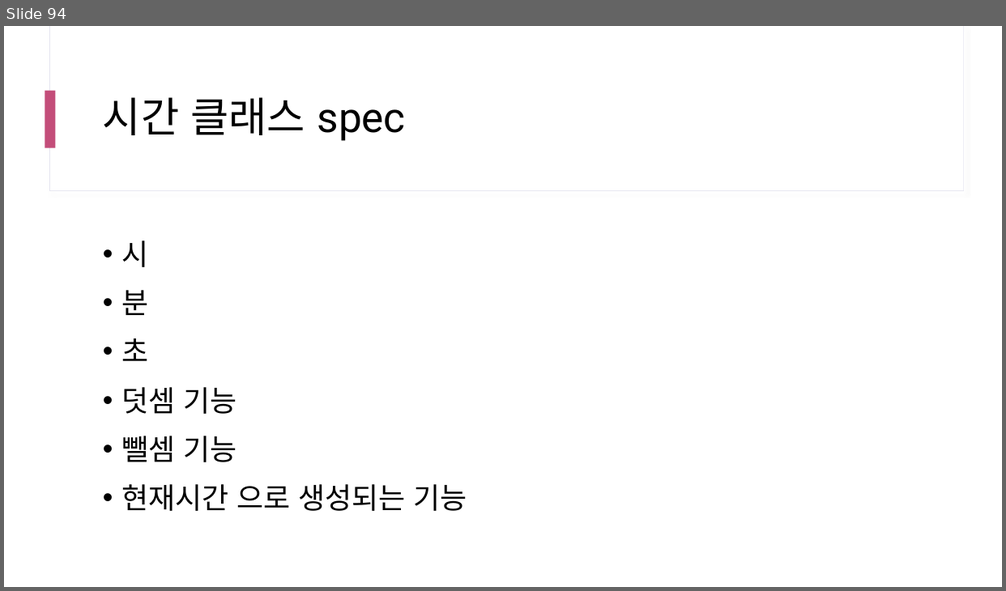
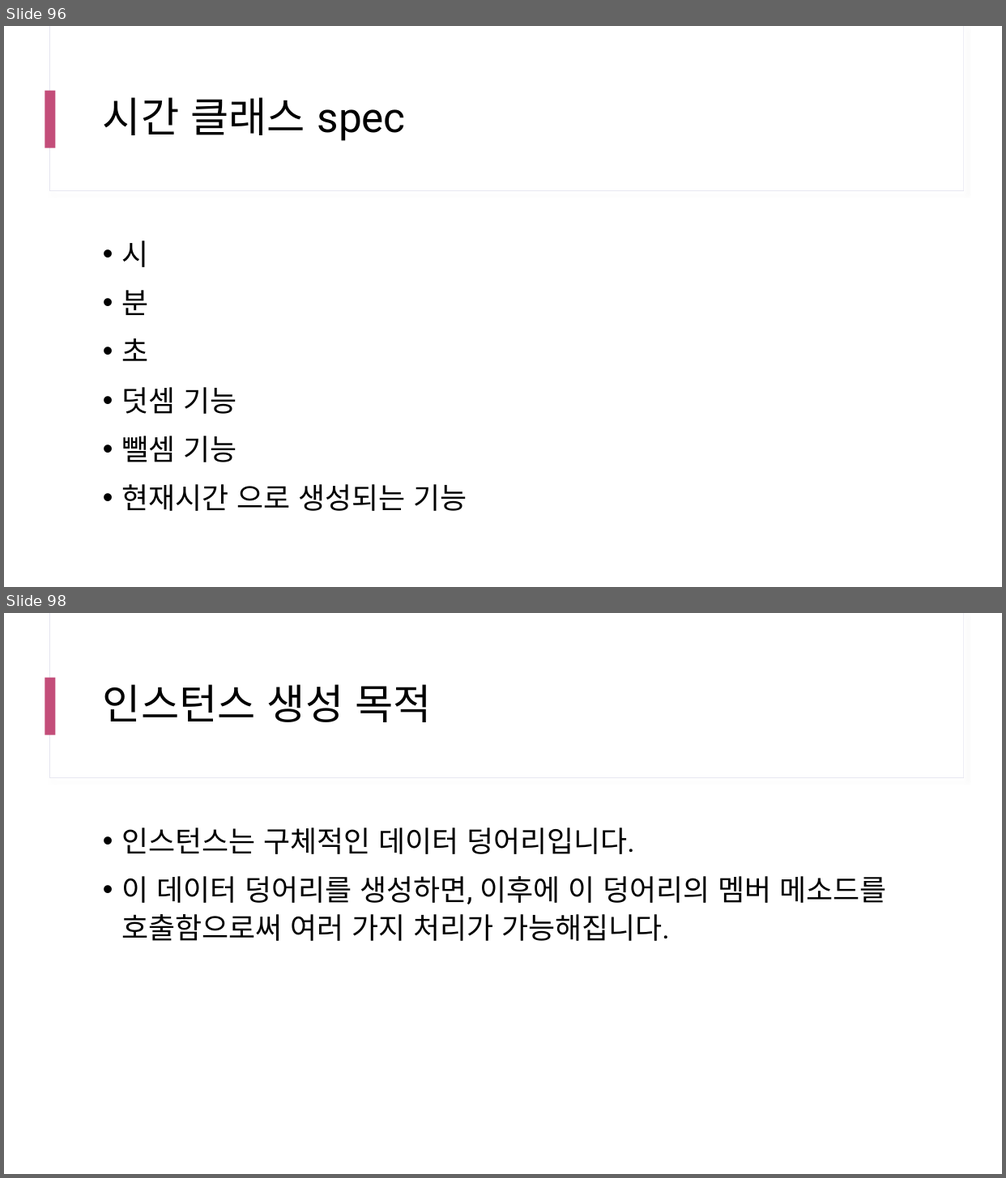
Before and after one commit to yhs0602/SPLIT_lecture_examples, a slide deck: docs/SPLIT 17차 Java.pptx. Shown one above the other, each under a label of ours: slide 94 before the commit, slides 96 and 98 after it; the slides between them are not shown. The pictures are 1006x591 and 1006x1178 pixels, drawn with LibreOffice and Linux fonts; fonts in the diff are those of the drawing. Boxes give left, top, right and bottom in pixels: in the first picture for what was removed or moved away, otherwise in the second. Text is boxed around its words. In the diff, an @@ line names an element or a change of style, - is before the commit and + after.

```diff
--- a/docs/SPLIT 17차 Java.pptx
+++ b/docs/SPLIT 17차 Java.pptx
@@ slide 98 added at (4, 613, 1002, 1174), background #FFFFFF; not listed: 3 template elements that a slide beside it also shows @@
@@ title added at (103, 684, 432, 722), 40 pt, text #000000 @@
+인스턴스 생성 목적
@@ text added at (121, 828, 887, 941), 28 pt, text #000000 @@
+• 인스턴스는 구체적인 데이터 덩어리입니다.
+• 이 데이터 덩어리를 생성하면, 이후에 이 덩어리의 멤버 메소드를 호출함으로써 여러 가지 처리가 가능해집니다.
@@ what was slide 94 is now slide 96 @@
```
Also in this commit, not shown: 2 slides changed, 13 other slides added.
